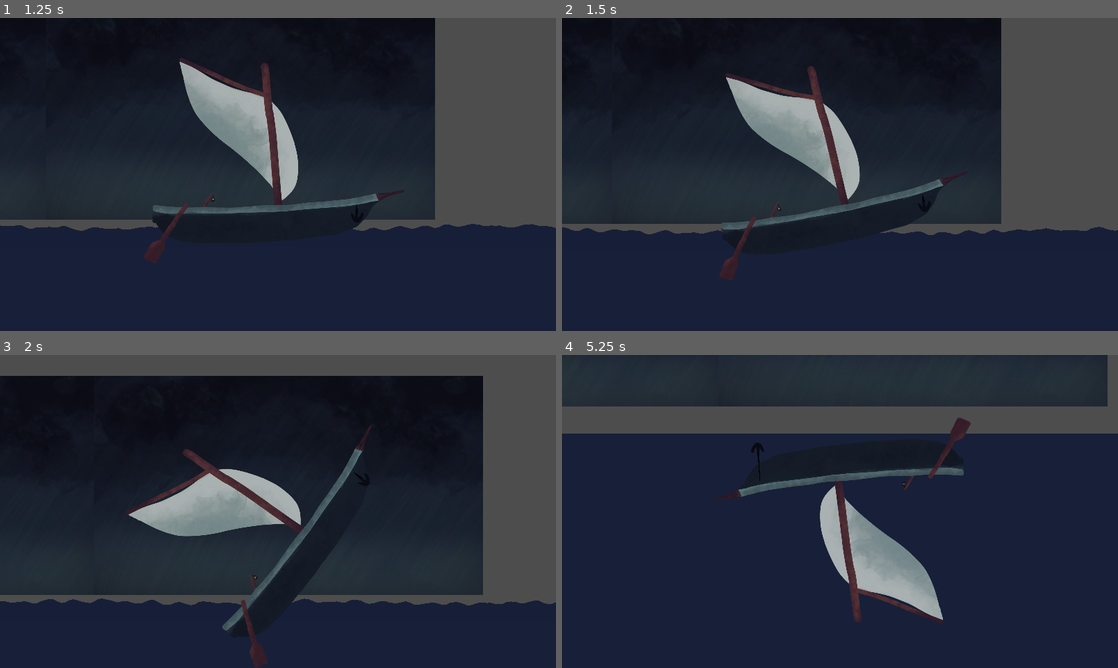
Above: before the commit, frames 1-4 (two rows, left to right).
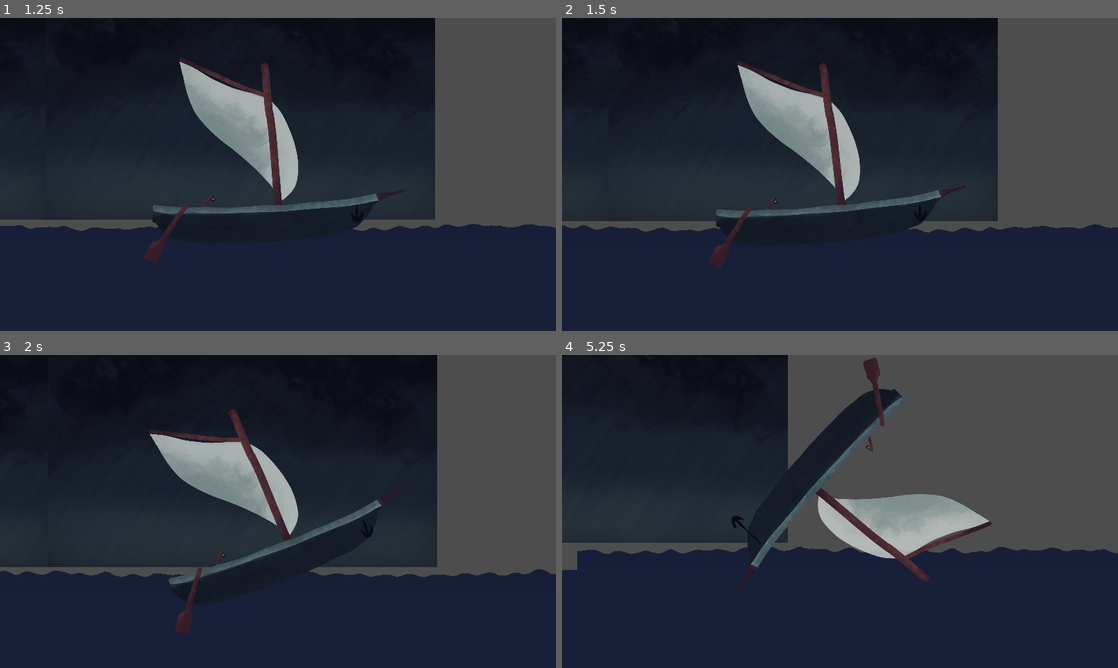
Above: after the commit, the same moments.

Repository: MarianPoirot/Skull-BonesImproved
Game: Godot game, scene res://Scenes/UI/Opening.tscn
The game is run twice, just before and just after one commit, with the same random seed, the same clock (stepped at 60 frames per second) and the same inputs.
Inputs (mouse positions are in pixels of both pictures, inside the frame that each line leads up to):
- Up to frame 1 (1.25 s): click "Start" at 0.5 s
- Up to frame 2 (1.5 s): move the mouse to (962, 158) at 1.27 s; hold Left (SteerRight) from 1.28 s (still down); hold E (Boost) from 1.28 s (still down)
- Up to frame 3 (2 s): keep holding Left (SteerRight); keep holding E (Boost)
- Up to frame 4 (5.25 s): move the mouse to (728, 527) at 2.02 s; release Left (SteerRight) at 2.03 s; release E (Boost) at 2.03 s; hold Right (SteerLeft) 2.03-2.78 s; tap Down (Sink) at 2.1 s; move the mouse to (895, 442) at 2.77 s; hold Left (SteerRight) 2.78-4.28 s; tap Mouse wheel down (scroll_down) at 2.85 s; move the mouse to (812, 574) at 3.52 s; tap Mouse wheel up (scroll_up) at 3.6 s; move the mouse to (1006, 558) at 4.27 s; hold Space (start) 4.28-5.03 s; hold Right (SteerLeft) from 4.28 s (still down); move the mouse to (673, 464) at 5.02 s; tap E (Boost) at 5.1 s

Frame 1 is identical in both runs. In frame 2, 5.7% of the frame differs, in the area x 0-100%, y 0-84%; in frame 3, 23%; in frame 4, 42%, in the area x 0-100%, y 0-86%.

Commit message:
moved the ship.gd into the Ship folder and changed the rotation speed

Diff:
--- a/Scenes/Ship/Ship.tscn
+++ b/Scenes/Ship/Ship.tscn
@@ -1,6 +1,6 @@
 [gd_scene load_steps=8 format=3 uid="uid://d20y4dvrxh2j6"]
 
-[ext_resource type="Script" path="res://Scripts/Ship.gd" id="1_101gj"]
+[ext_resource type="Script" path="res://Scripts/Ship/Ship.gd" id="1_101gj"]
 [ext_resource type="PackedScene" uid="uid://cr0siaupjf3w0" path="res://Scenes/Ship/Anchor.tscn" id="1_iqit5"]
 [ext_resource type="PackedScene" uid="uid://lkg5cgf8517k" path="res://Scenes/Ship/Mast.tscn" id="2_6wui1"]
 [ext_resource type="PackedScene" uid="uid://2a2wb1iybd3q" path="res://Scenes/Ship/Oars.tscn" id="2_t2c8q"]
--- a/Scripts/Ship.gd
+++ b/Scripts/Ship/Ship.gd
@@ -1,7 +1,7 @@
 extends RigidBody2D
 
 var boatSpeed = 5
-var rotationSpeed = 10
+var rotationSpeed = 2
 var maxWaterLevel = 200
 var currentWaterLevel = 0
 
